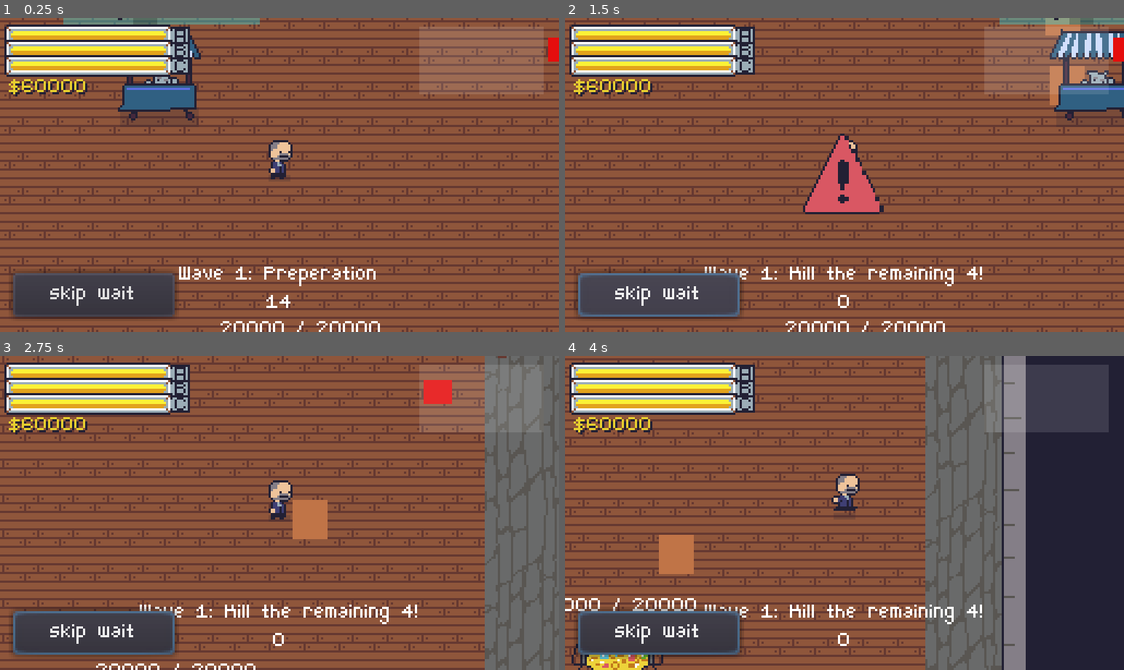
Above: before the commit, frames 1-4 (two rows, left to right).
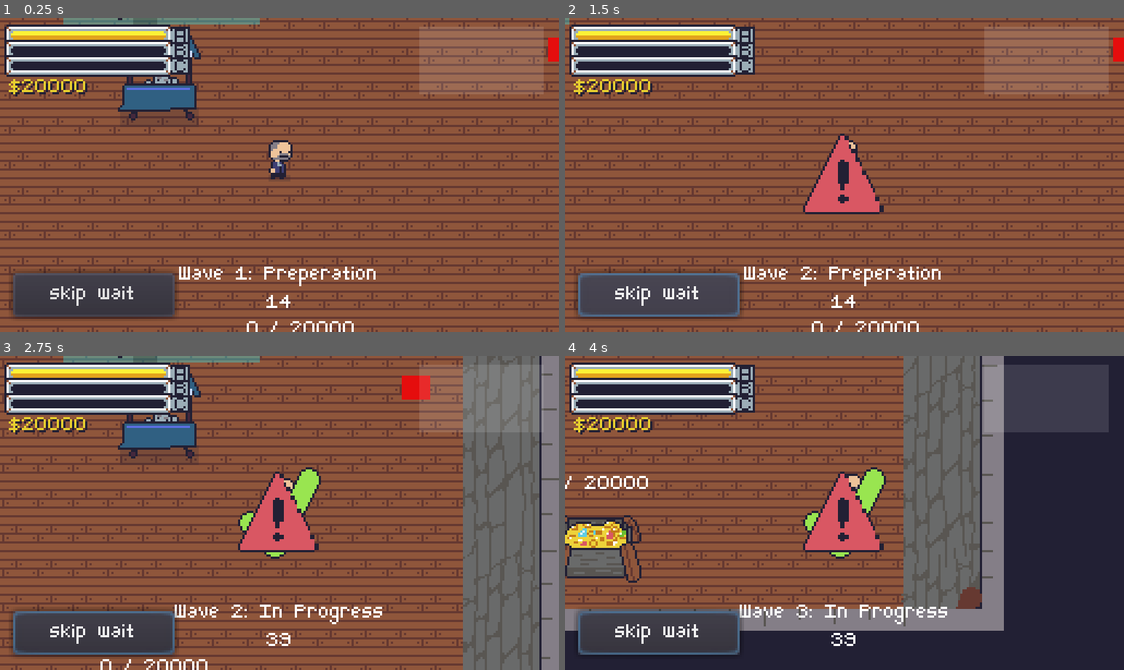
Above: after the commit, the same moments.

Repository: jiink/treasury-trouble
Game: Godot game, scene res://treasury.tscn
The game is run twice, just before and just after one commit, with the same random seed, the same clock (stepped at 60 frames per second) and the same inputs.
Inputs (mouse positions are in pixels of both pictures, inside the frame that each line leads up to):
- Up to frame 1 (0.25 s): no input
- Up to frame 2 (1.5 s): click "skip wait" at 0.5 s; click "skip wait" at 1.25 s
- Up to frame 3 (2.75 s): move the mouse to (402, 497) at 2.02 s; hold D (right) from 2.03 s (still down); tap Space (a) at 2.1 s
- Up to frame 4 (4 s): move the mouse to (732, 528) at 2.77 s; release D (right) at 2.78 s; hold S (down) 2.78-3.53 s; tap Space (a) at 2.85, 3.8 s; move the mouse to (900, 443) at 3.52 s; hold D (right) from 3.53 s (still down); click (900, 443) at 3.6 s

The runs differ from the first frame. In frame 1, 1.8% of the frame differs, in the area x 1-68%, y 9-100%; in frame 2, 6.1%; in frame 3, 47%, in the area x 0-100%, y 0-100%; in frame 4, 32%.

Commit message:
smarter ai

Diff:
--- a/foes/thief.gd
+++ b/foes/thief.gd
@@ -53,6 +53,12 @@
 			state = CHASING
 		move_and_slide(knockbackdir * knockbackspeed)
 
+	# leave the following out if you want the thiefs to look in a pot to see if it's empty
+
+	if target.money <= 0:
+		target = find_goldpot()
+		state = CHASING
+
 func find_goldpot(mode = "nearest"):
 	var goldpots = []
 	for pot in get_tree().get_nodes_in_group("goldpots"):
@@ -77,17 +83,21 @@
 
 func on_body_enter(body):
 	if body.get_node("..").is_in_group("goldpots"):
-		state = START_COLLECTING
+		if body.get_node("..").money > 0 and body.get_node("..").name == target.name:
+			state = START_COLLECTING
+		else:
+			target = find_goldpot()
 
 func on_body_exit(body):
 	if body.get_node("..").is_in_group("goldpots"):
 		state = CHASING
 
 func grab_timer_timeout():
-	target.remove_money(int(randi() % 100) + 69)
+	if target != null:
+			target.remove_money(int(randi() % 100) + 69)
 
-	if target.money <= 0:
-		target = find_goldpot()
+			if target.money <= 0:
+				target = find_goldpot()
 
 func get_hurt(d):
 	hp -= d
--- a/room/goldpot/goldpot.gd
+++ b/room/goldpot/goldpot.gd
@@ -1,7 +1,8 @@
 extends Node2D
 
 export(int) var money_capacity = 20000
-var money = money_capacity
+export(int) var money = 20000
+#var money = money_capacity
 
 func remove_money(amount):
 	money -= amount
--- a/skip_wait_btn.gd
+++ b/skip_wait_btn.gd
@@ -5,3 +5,4 @@
 
 func on_press():
 	get_owner().get_node("../wave_timer").start(0.1)
+	get_tree().call_group("foes", "die")
--- a/treasury.tscn
+++ b/treasury.tscn
@@ -168,12 +168,14 @@
 
 [node name="goldpot" parent="sort" instance=ExtResource( 7 )]
 position = Vector2( 110, -169 )
+money = 0
 
 [node name="goldpot2" parent="sort" instance=ExtResource( 7 )]
 position = Vector2( -104, -166 )
 
 [node name="goldpot3" parent="sort" instance=ExtResource( 7 )]
 position = Vector2( 3, 137 )
+money = 0
 
 [node name="foes" type="YSort" parent="sort"]
 
